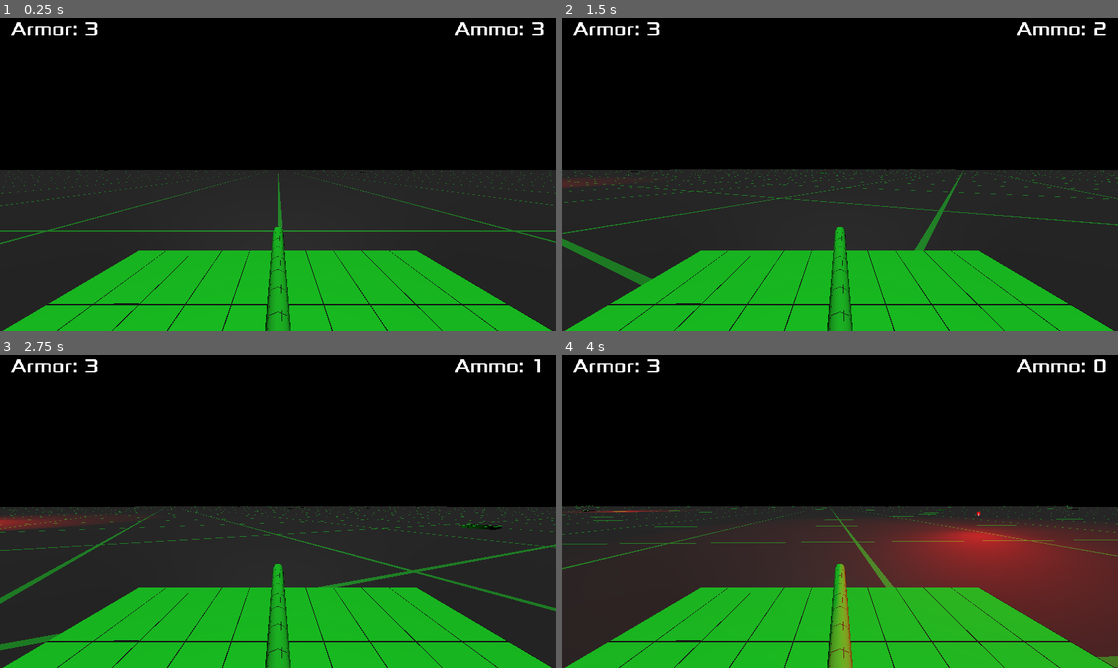
Above: before the commit, frames 1-4 (two rows, left to right).
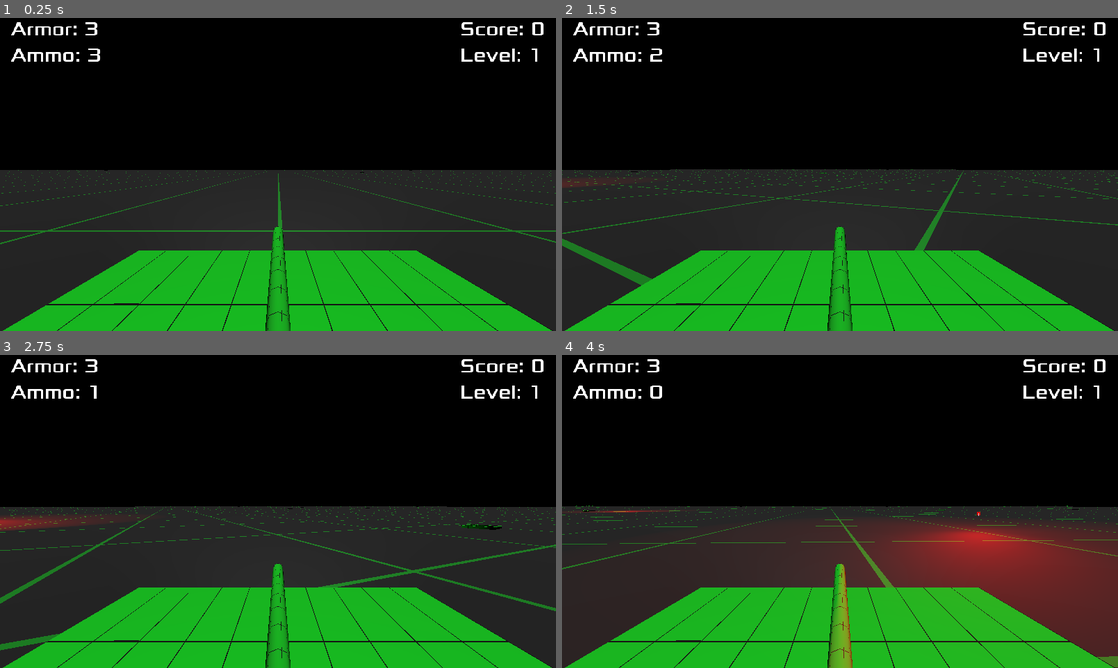
Above: after the commit, the same moments.

Repository: Kromey/spectre
Game: Godot game, scene res://Main.tscn
The game is run twice, just before and just after one commit, with the same random seed, the same clock (stepped at 60 frames per second) and the same inputs.
Inputs:
- Up to frame 1 (0.25 s): no input
- Up to frame 2 (1.5 s): hold D (movement_right) 0.53-1.28 s; hold Space (action_shoot) 0.53-1.28 s; hold S (movement_backward) from 1.28 s (still down); tap Space (action_shoot) at 1.35 s
- Up to frame 3 (2.75 s): release S (movement_backward) at 2.03 s; hold D (movement_right) from 2.03 s (still down); hold Space (action_shoot) from 2.03 s (still down)
- Up to frame 4 (4 s): release D (movement_right) at 2.78 s; release Space (action_shoot) at 2.78 s; hold W (movement_forward) 2.78-3.53 s; tap Space (action_shoot) at 2.85 s; hold A (movement_left) from 3.53 s (still down); hold Space (action_shoot) from 3.53 s (still down)

The runs differ from the first frame. In frame 1, 0.7% of the frame differs, in the area x 2-98%, y 1-14%; in frame 2, 0.7%; in frame 3, 0.7%; in frame 4, 0.6%.

Commit message:
Rearrange GUI, add Score, Level

Diff:
--- a/tanks/player/PlayerHUD.tscn
+++ b/tanks/player/PlayerHUD.tscn
@@ -8,7 +8,7 @@
 length = 0.4
 loop = true
 tracks/0/type = "value"
-tracks/0/path = NodePath("GUI/Ammo:modulate")
+tracks/0/path = NodePath("GUI/GUILeft/Ammo:modulate")
 tracks/0/interp = 1
 tracks/0/loop_wrap = true
 tracks/0/imported = false
@@ -25,7 +25,7 @@
 length = 0.2
 loop = true
 tracks/0/type = "value"
-tracks/0/path = NodePath("GUI/Armor:modulate")
+tracks/0/path = NodePath("GUI/GUILeft/Armor:modulate")
 tracks/0/interp = 1
 tracks/0/loop_wrap = true
 tracks/0/imported = false
@@ -53,41 +53,85 @@
 margin_left = 20.0
 margin_top = 20.0
 margin_right = 1004.0
-margin_bottom = 64.0
+margin_bottom = 112.0
 
-[node name="Armor" type="HSplitContainer" parent="GUI"]
-margin_right = 831.0
-margin_bottom = 44.0
+[node name="GUILeft" type="VBoxContainer" parent="GUI"]
+margin_right = 815.0
+margin_bottom = 92.0
 size_flags_horizontal = 3
 
-[node name="Label" type="Label" parent="GUI/Armor"]
+[node name="Armor" type="HSplitContainer" parent="GUI/GUILeft"]
+margin_right = 815.0
+margin_bottom = 44.0
+
+[node name="Label" type="Label" parent="GUI/GUILeft/Armor"]
 margin_right = 124.0
 margin_bottom = 44.0
 custom_fonts/font = ExtResource( 1 )
 text = "Armor:"
 
-[node name="Value" type="Label" parent="GUI/Armor"]
+[node name="Value" type="Label" parent="GUI/GUILeft/Armor"]
 margin_left = 136.0
-margin_right = 831.0
+margin_right = 815.0
 margin_bottom = 44.0
 custom_fonts/font = ExtResource( 1 )
 
-[node name="Ammo" type="HSplitContainer" parent="GUI"]
-margin_left = 843.0
-margin_right = 984.0
-margin_bottom = 44.0
+[node name="Ammo" type="HSplitContainer" parent="GUI/GUILeft"]
+margin_top = 48.0
+margin_right = 815.0
+margin_bottom = 92.0
 
-[node name="Label" type="Label" parent="GUI/Ammo"]
+[node name="Label" type="Label" parent="GUI/GUILeft/Ammo"]
 margin_right = 129.0
 margin_bottom = 44.0
 custom_fonts/font = ExtResource( 1 )
 text = "Ammo:"
 
-[node name="Value" type="Label" parent="GUI/Ammo"]
+[node name="Value" type="Label" parent="GUI/GUILeft/Ammo"]
 margin_left = 141.0
-margin_right = 141.0
+margin_right = 815.0
 margin_bottom = 44.0
 custom_fonts/font = ExtResource( 1 )
+
+[node name="GUIRight" type="VBoxContainer" parent="GUI"]
+margin_left = 827.0
+margin_right = 984.0
+margin_bottom = 92.0
+
+[node name="Score" type="HSplitContainer" parent="GUI/GUIRight"]
+margin_right = 157.0
+margin_bottom = 44.0
+
+[node name="Label" type="Label" parent="GUI/GUIRight/Score"]
+margin_right = 119.0
+margin_bottom = 44.0
+custom_fonts/font = ExtResource( 1 )
+text = "Score:"
+
+[node name="Value" type="Label" parent="GUI/GUIRight/Score"]
+margin_left = 131.0
+margin_right = 157.0
+margin_bottom = 44.0
+custom_fonts/font = ExtResource( 1 )
+text = "0"
+
+[node name="Level" type="HSplitContainer" parent="GUI/GUIRight"]
+margin_top = 48.0
+margin_right = 157.0
+margin_bottom = 92.0
+
+[node name="Label" type="Label" parent="GUI/GUIRight/Level"]
+margin_right = 114.0
+margin_bottom = 44.0
+custom_fonts/font = ExtResource( 1 )
+text = "Level:"
+
+[node name="Value" type="Label" parent="GUI/GUIRight/Level"]
+margin_left = 126.0
+margin_right = 157.0
+margin_bottom = 44.0
+custom_fonts/font = ExtResource( 1 )
+text = "1"
 
 [node name="ReloadingAnimation" type="AnimationPlayer" parent="."]
 anims/Reloading = SubResource( 1 )
